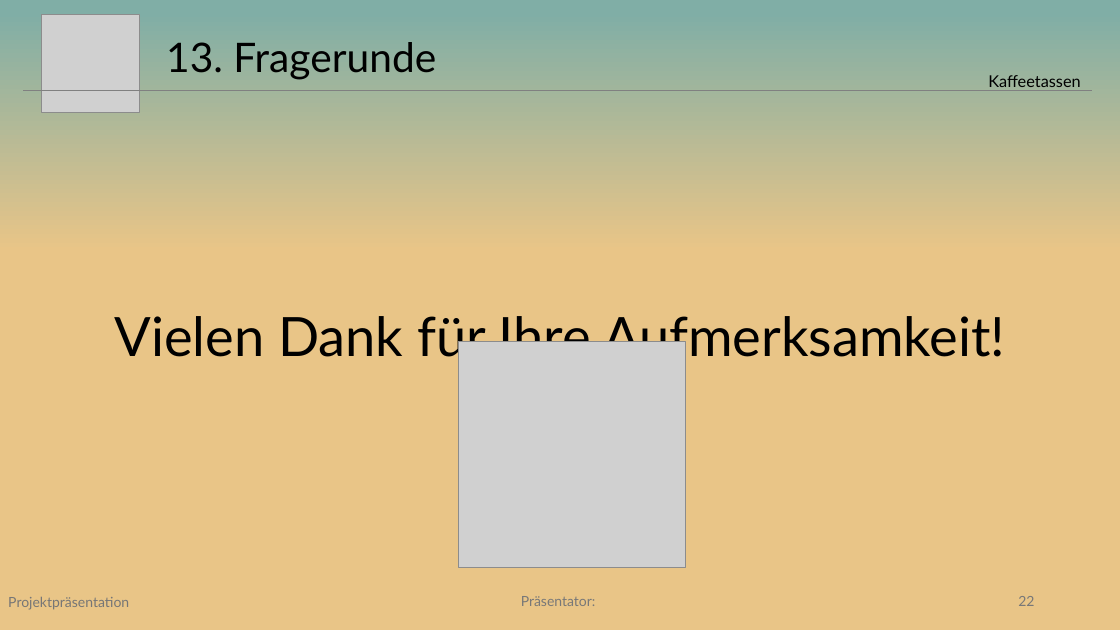
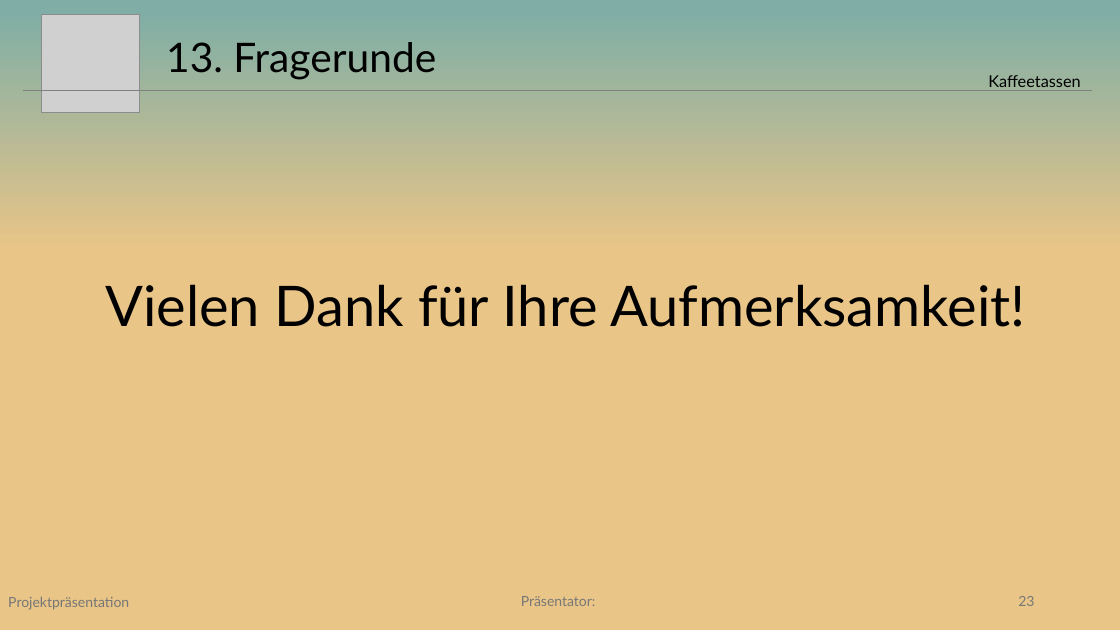
Before and after one commit to Beatlex/KaffeeContainer, a slide deck: slide 23 of Projektpräsentation/Powerpoint/Projektpräsentation V3l.pptx (slide 22 before the commit). Drawn at 1120x630 pixels with LibreOffice and Linux fonts; fonts in the diff are those of the drawing; grey boxes stand for pictures. Boxes give left, top, right and bottom in pixels: in the first picture for what was removed or moved away, otherwise in the second. Text is boxed around its words. In the diff, an @@ line names an element or a change of style, - is before the commit and + after.

```diff
--- a/Projektpräsentation/Powerpoint/Projektpräsentation V3l.pptx
+++ b/Projektpräsentation/Powerpoint/Projektpräsentation V3l.pptx
@@ text "Vielen Dank für Ihre Aufmerksamkeit!": place and size @@
-text "Vielen Dank für Ihre Aufmerksamkeit!" at box(115, 316, 1005, 366)
+text "Vielen Dank für Ihre Aufmerksamkeit!" at box(105, 284, 1025, 327)
@@ text "Vielen Dank für Ihre Aufmerksamkeit!" at box(105, 284, 1025, 327): size 46.4 to 48 pt @@
@@ picture removed at box(459, 341, 685, 567) @@
@@ page number at box(1018, 596, 1034, 606): text changed @@
-22
+23
```
Also in this commit, not shown: 1 other slide changed, 1 slide added.
